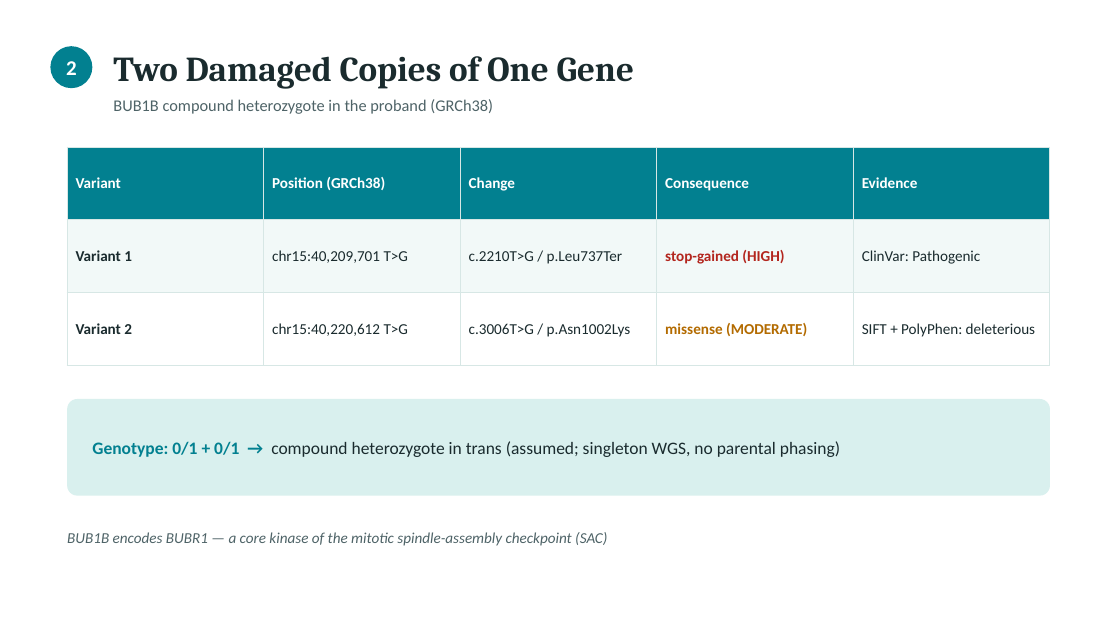
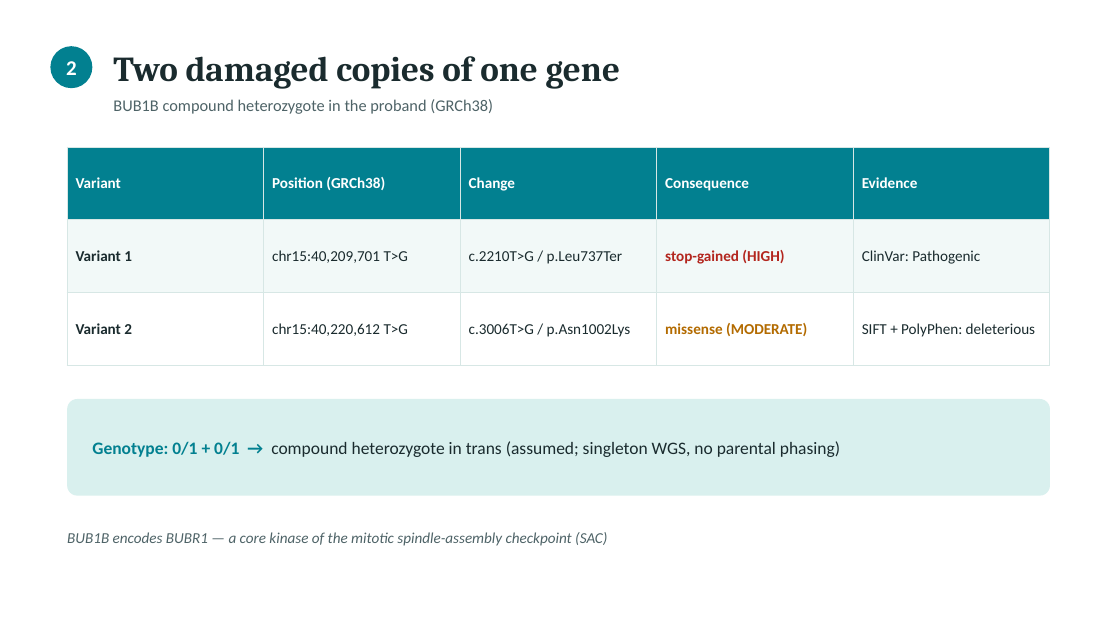
Before and after one commit to RuizHernandez/mva-hackathon-2026, a slide deck: slide 2 of Track 2/pitch_deck.pptx. Drawn at 1120x630 pixels with LibreOffice and Linux fonts; fonts in the diff are those of the drawing. Boxes give left, top, right and bottom in pixels: in the first picture for what was removed or moved away, otherwise in the second. Text is boxed around its words. In the diff, an @@ line names an element or a change of style, - is before the commit and + after.

```diff
--- a/Track 2/pitch_deck.pptx
+++ b/Track 2/pitch_deck.pptx
@@ text at (113,56,620,89): text changed @@
-Two Damaged Copies of One Gene
+Two damaged copies of one gene
```
Also in this commit, not shown: 6 other slides changed.
